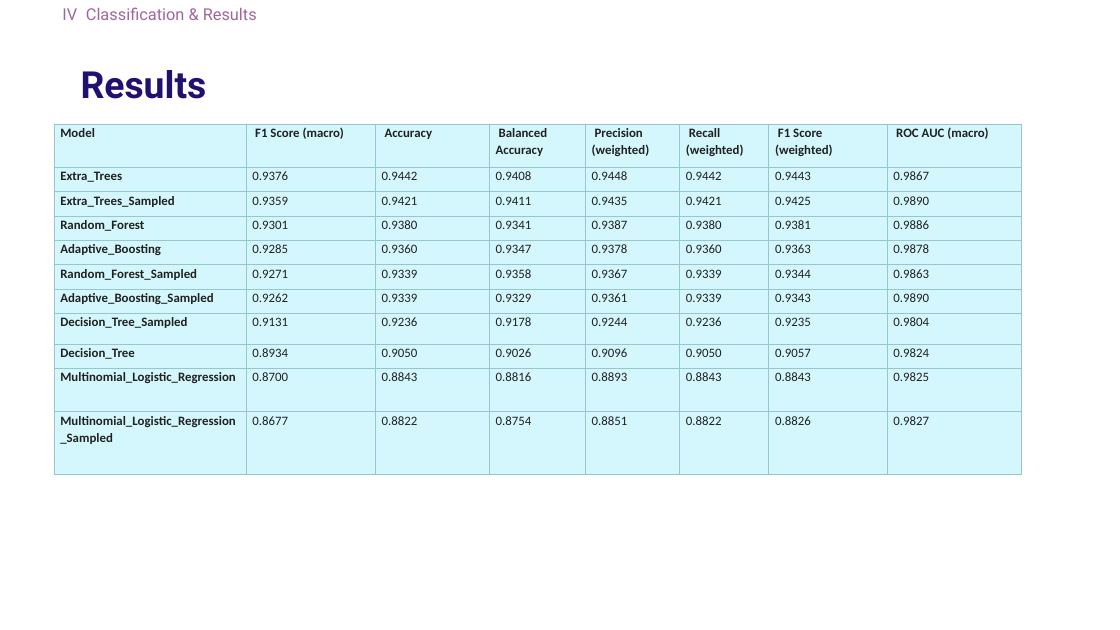
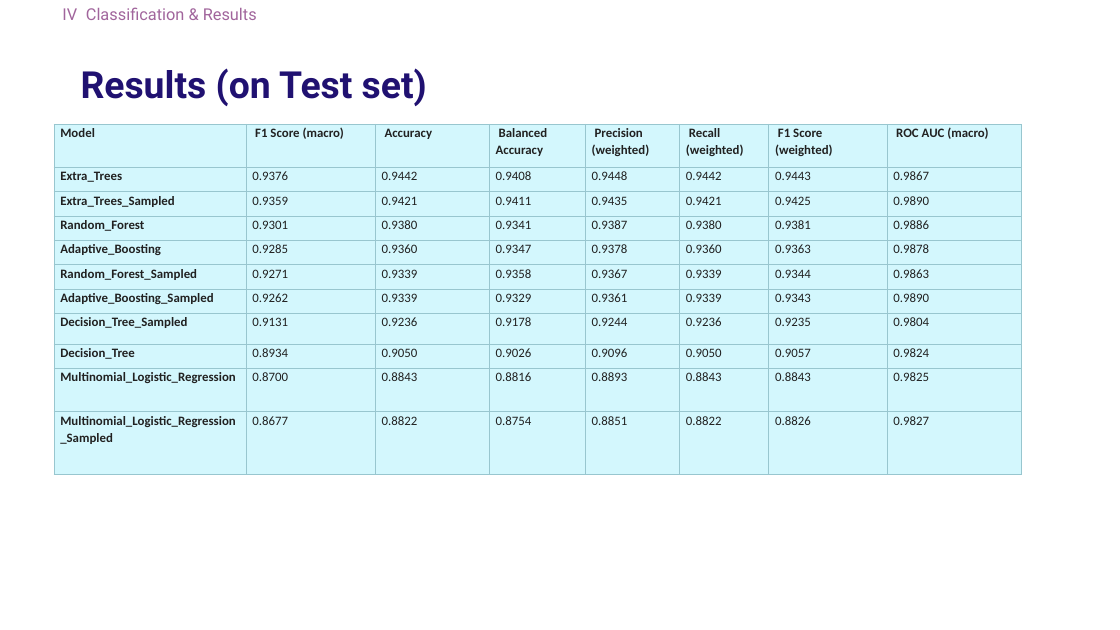
Before and after one commit to Tenshin000/CogniPredictAD, a slide deck: slide 22 of Presentation.pptx (slide 21 before the commit). Drawn at 1120x630 pixels with LibreOffice and Linux fonts; fonts in the diff are those of the drawing. Boxes give left, top, right and bottom in pixels: in the first picture for what was removed or moved away, otherwise in the second. Text is boxed around its words. In the diff, an @@ line names an element or a change of style, - is before the commit and + after.

```diff
--- a/Presentation.pptx
+++ b/Presentation.pptx
@@ text at <box>81,68,427,106</box>: text changed @@
-Results
+Results (on Test set)
```
Also in this commit, not shown: 6 other slides changed, 2 slides added, 17 other files.
